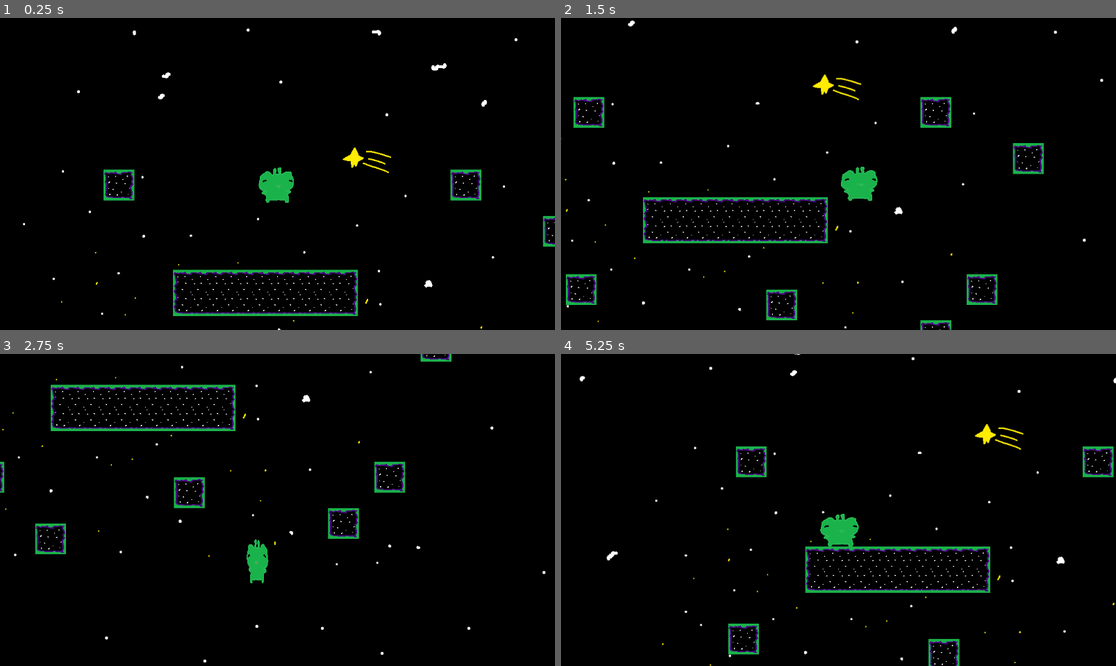
Above: before the commit, frames 1-4 (two rows, left to right).
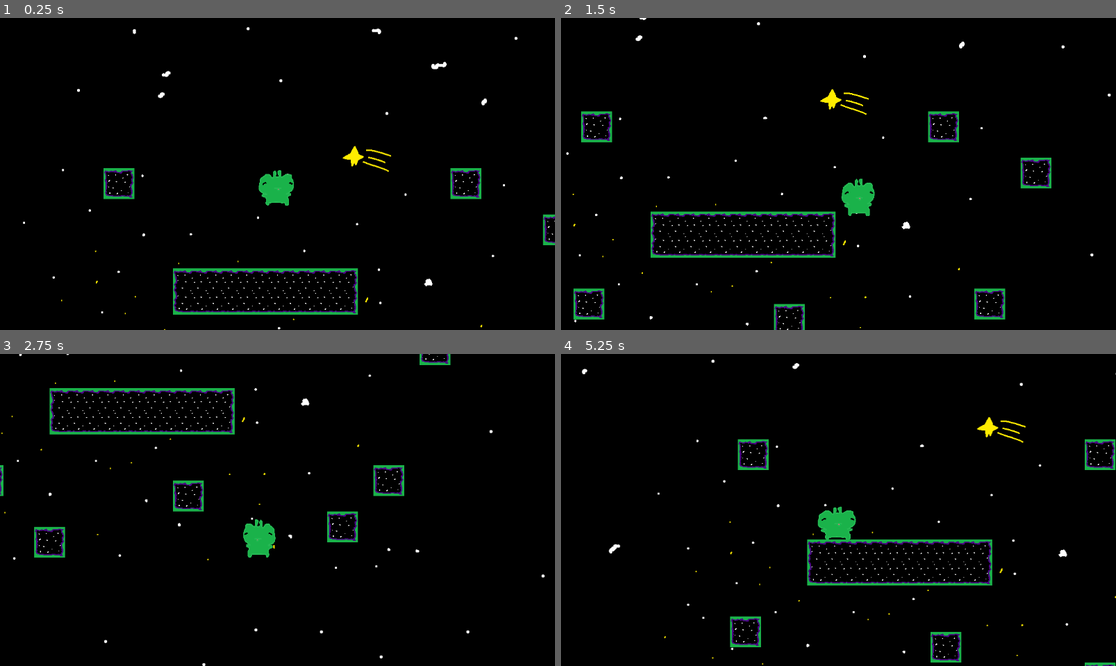
Above: after the commit, the same moments.

Repository: Dani37/zeb-zeb-xap
Game: Godot game, scene res://scenes/demo.tscn
The game is run twice, just before and just after one commit, with the same random seed, the same clock (stepped at 60 frames per second) and the same inputs.
Inputs:
- Up to frame 1 (0.25 s): no input
- Up to frame 2 (1.5 s): tap Enter (ui_accept) at 0.5, 0.77 s; hold Right (ui_right) from 0.53 s (still down)
- Up to frame 3 (2.75 s): tap Enter (ui_accept) at 1.52 s; release Right (ui_right) at 2.03 s; hold Left (ui_left) from 2.03 s (still down)
- Up to frame 4 (5.25 s): release Left (ui_left) at 2.78 s; hold Right (ui_right) 2.78-4.28 s; tap Enter (ui_accept) at 3.02, 3.77, 4.52 s; hold Left (ui_left) 4.28-5.03 s; hold Right (ui_right) from 5.03 s (still down)

The runs differ from the first frame. In frame 1, 2.5% of the frame differs, in the area x 4-100%, y 2-100%; in frame 2, 6.8%, in the area x 0-100%, y 0-100%; in frame 3, 4.8%; in frame 4, 5.2%.

Commit message:
Update Kat.gd
didn't do much tbh

Diff:
--- a/scripts/Kat.gd
+++ b/scripts/Kat.gd
@@ -18,9 +18,10 @@
 	else:
 		$Sprite2D.scale.x = move_toward($Sprite2D.scale.x, 0.375, 0.02)
 		$Sprite2D.scale.y = move_toward($Sprite2D.scale.y, 0.375, 0.02)
+
 	# Add the gravity.
 	if not is_on_floor():
-		velocity += get_gravity() * (delta - 0.005)
+		velocity += get_gravity() * delta * 0.7
 	# Handle jump.
 	if Input.is_action_just_pressed("ui_accept") and is_on_floor():
 		timer = get_tree().create_timer(0.2)
@@ -31,6 +32,7 @@
 		slow_jump()
 		if timer:
 			timer.time_left = 0
+
 	if Input.is_action_pressed("ui_shift"):
 		SPEED = 75
 		SPEED_LIMIT = 450
@@ -41,11 +43,12 @@
 	# As good practice, you should replace UI actions with custom gameplay actions.
 	var direction := Input.get_axis("ui_left", "ui_right")
 	if direction == -1 and velocity.x >= SPEED_LIMIT*-1:
-		velocity.x += direction * SPEED
+		velocity.x += direction * SPEED * delta * 60 # 60 because target framerate is 60. if you want to make your target framerate 30, then make it 30
 	elif direction == 1 and velocity.x <= SPEED_LIMIT:
-		velocity.x += direction * SPEED
+		velocity.x += direction * SPEED * delta * 60
 	else:
 		velocity.x = move_toward(velocity.x, 0, 160)
+
 	if velocity.x < 0:
 		$Sprite2D.flip_h = true
 	elif velocity.x > 0:
